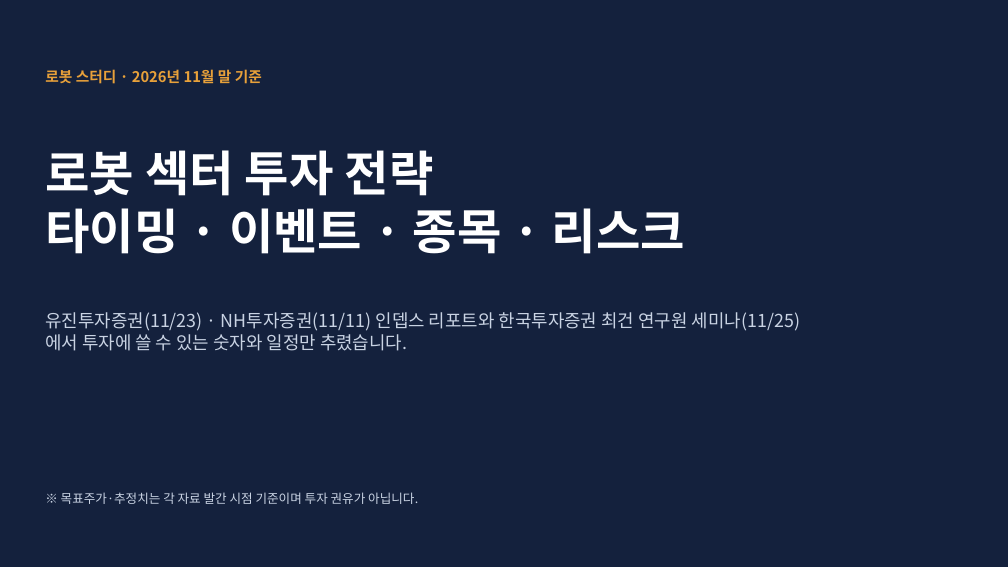
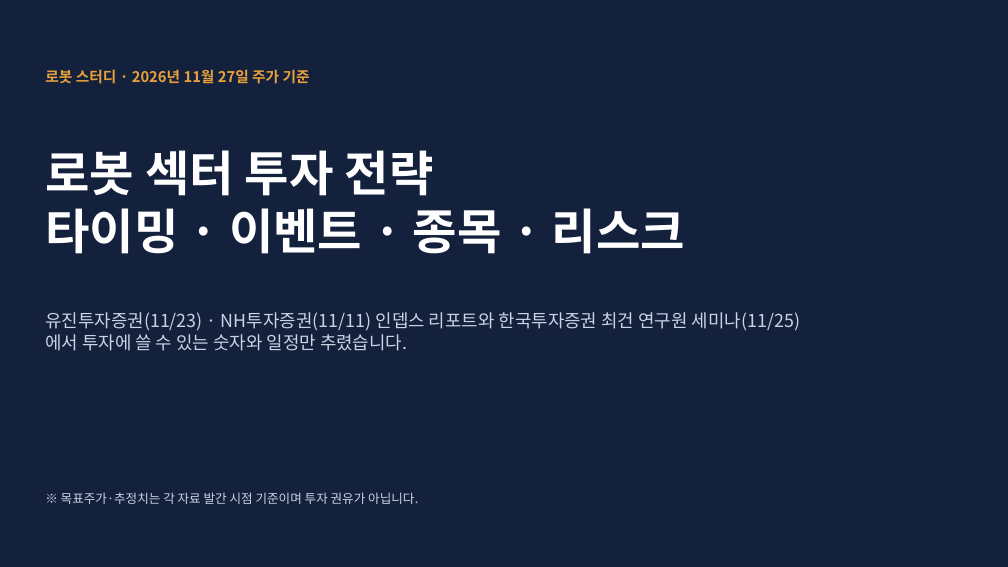
Before and after one commit to fred03094708-ctrl/-, a slide deck: slide 1 of 로봇_섹터_투자전략.pptx. Drawn at 1008x567 pixels with LibreOffice and Linux fonts; fonts in the diff are those of the drawing. Boxes give left, top, right and bottom in pixels: in the first picture for what was removed or moved away, otherwise in the second. Text is boxed around its words. In the diff, an @@ line names an element or a change of style, - is before the commit and + after.

```diff
--- a/로봇_섹터_투자전략.pptx
+++ b/로봇_섹터_투자전략.pptx
@@ text at (x1=45, y1=69, x2=310, y2=84): text changed @@
-로봇 스터디 · 2026년 11월 말 기준
+로봇 스터디 · 2026년 11월 27일 주가 기준
```
Also in this commit, not shown: 10 other slides changed, 2 slides added.
